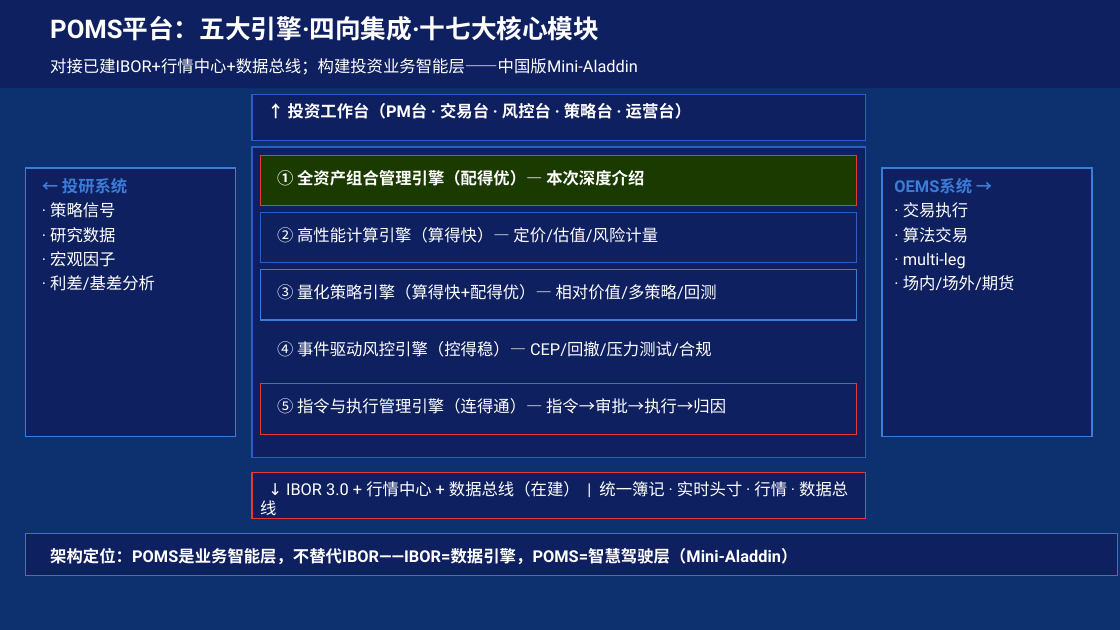
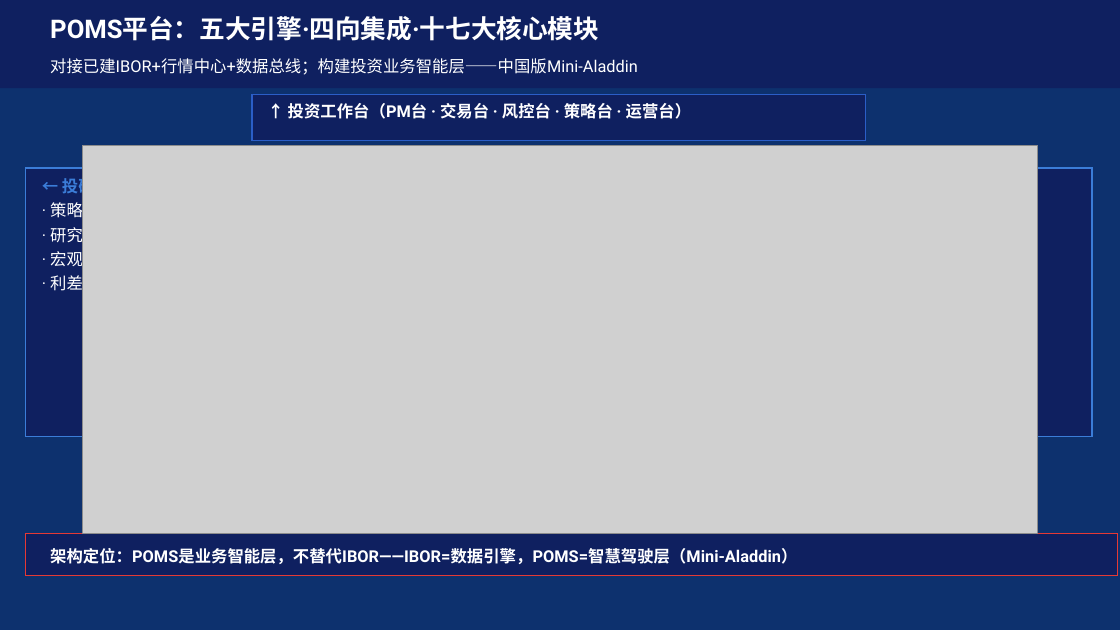
Before and after one commit to BellyFish99/ficc-projDocs, a slide deck: slide 14 of gy/gy_ppt.pptx. Drawn at 1120x630 pixels with LibreOffice and Linux fonts; fonts in the diff are those of the drawing; grey boxes stand for pictures; background and template pictures are left out. Boxes give left, top, right and bottom in pixels: in the first picture for what was removed or moved away, otherwise in the second. Text is boxed around its words. In the diff, an @@ line names an element or a change of style, - is before the commit and + after.

```diff
--- a/gy/gy_ppt.pptx
+++ b/gy/gy_ppt.pptx
@@ picture added at (x1=82, y1=145, x2=1038, y2=534) @@
@@ rectangle removed at (x1=252, y1=147, x2=865, y2=458) @@
@@ rectangle removed at (x1=260, y1=155, x2=857, y2=206) @@
@@ text removed at (x1=277, y1=170, x2=644, y2=186) @@
-① 全资产组合管理引擎（配得优）— 本次深度介绍
@@ rectangle removed at (x1=260, y1=213, x2=857, y2=263) @@
@@ text removed at (x1=277, y1=227, x2=658, y2=243) @@
-② 高性能计算引擎（算得快）— 定价/估值/风险计量
@@ rectangle removed at (x1=260, y1=270, x2=857, y2=320) @@
@@ text removed at (x1=277, y1=284, x2=717, y2=300) @@
-③ 量化策略引擎（算得快+配得优）— 相对价值/多策略/回测
@@ rectangle removed at (x1=260, y1=327, x2=857, y2=377) @@
@@ text removed at (x1=277, y1=341, x2=712, y2=357) @@
-④ 事件驱动风控引擎（控得稳）— CEP/回撤/压力测试/合规
@@ rectangle removed at (x1=260, y1=384, x2=857, y2=434) @@
@@ text removed at (x1=277, y1=398, x2=726, y2=414) @@
-⑤ 指令与执行管理引擎（连得通）— 指令→审批→执行→归因
@@ rectangle removed at (x1=252, y1=472, x2=865, y2=518) @@
@@ text removed at (x1=260, y1=481, x2=848, y2=519) @@
-↓ IBOR 3.0 + 行情中心 + 数据总线（在建） | 统一簿记 · 实时头寸 · 行情 · 数据总线
```
Also in this commit, not shown: 6 other slides changed, 2 other files.
